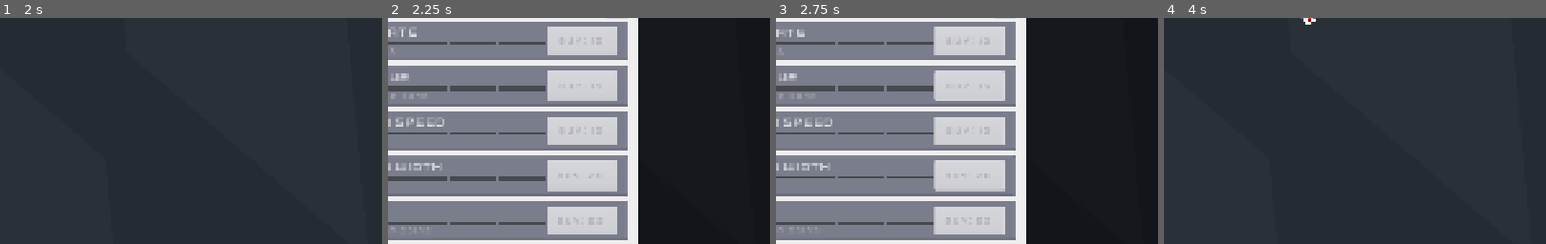
Above: before the commit, frames 1-4 (left to right).
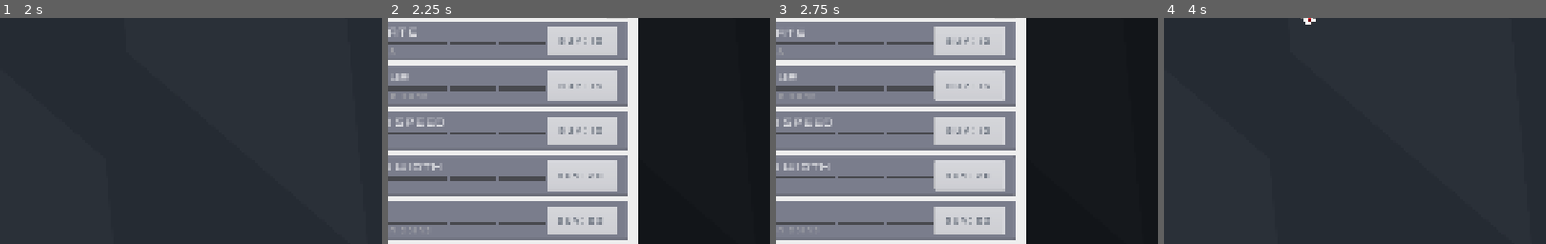
Above: after the commit, the same moments.

Repository: flexion/flexcoins
Game: Godot game, scene res://scenes/start_screen.tscn
Two runs of this game, one before a commit and one after it. Both use one fixed random seed, a clock stepped at 60 frames per second and the inputs below. Sound files missing from this copy of the repository are replaced by a short silence.
Inputs (mouse positions are % of the whole screen's width and height, from its top left):
- Up to frame 1 (2 s): tap Enter at 0.5 s; move the mouse to (72, 45) at 0.52 s; hold Right (move_right) 0.53-1.28 s; click (72, 45) at 0.67 s; move the mouse to (30, 55) at 1.27 s; hold Left (move_left) from 1.28 s (still down)
- Up to frame 2 (2.25 s): release Left (move_left) at 2 s; click "Shop" at 2 s
- Up to frame 3 (2.75 s): no input
- Up to frame 4 (4 s): click "⚙" at 2.75 s; move the mouse to (60, 28) at 3.52 s; hold Right (move_right) from 3.53 s (still down)
The pictures show only the part of the screen within x 40-90%, y 20-70%; the shares and areas given below are measured in that part.

Frame 1 is identical in both runs. In frame 2, 0.7% of the frame differs, in the area x 44-56%, y 8-92%; in frame 3, 0.7%; in frame 4, nothing differs.

Commit message:
Fix awkward button color tinting — use font color instead of self_modulate
Remove self_modulate tinting on buy buttons that was muddying the grey
spritesheet texture. Now affordability is indicated by font color only:
orange text for affordable, charcoal for unaffordable, green flash on purchase.

Co-Authored-By: Claude Opus 4.6 <noreply@anthropic.com>

Diff:
--- a/scripts/upgrade_button.gd
+++ b/scripts/upgrade_button.gd
@@ -179,15 +179,15 @@
 func _update_afford_cue(affordable: bool) -> void:
 	if affordable:
 		modulate.a = 1.0
-		buy_button.add_theme_color_override("font_color", AFFORD_COLOR)
-		buy_button.self_modulate = COLOR_CTA_ORANGE
+		buy_button.add_theme_color_override("font_color", COLOR_CTA_ORANGE)
+		buy_button.self_modulate = Color.WHITE
 		_apply_buy_style(_style_afford)
 		if not _was_affordable:
 			_was_affordable = true
 			_start_pulse()
 	else:
 		modulate.a = 0.7
-		buy_button.add_theme_color_override("font_color", UNAFFORD_COLOR)
+		buy_button.add_theme_color_override("font_color", COLOR_CHARCOAL)
 		buy_button.self_modulate = Color.WHITE
 		_apply_buy_style(_style_unafford)
 		if _was_affordable:
@@ -209,20 +209,17 @@
 
 
 func _animate_purchase() -> void:
-	_apply_buy_style(_style_green)
-	buy_button.self_modulate = COLOR_GREEN
+	_apply_buy_style(_style_afford)
+	buy_button.add_theme_color_override("font_color", COLOR_GREEN)
 	pivot_offset = size / 2.0
 	var tween := create_tween()
 	tween.tween_property(self, "scale", Vector2(1.05, 1.05), 0.08).set_ease(Tween.EASE_OUT)
 	tween.tween_property(self, "scale", Vector2(1.0, 1.0), 0.12).set_ease(Tween.EASE_IN_OUT)
-	var original_color: Color = buy_button.get_theme_color("font_color")
-	buy_button.add_theme_color_override("font_color", Color(1.0, 1.0, 1.0, 1.0))
 	tween.tween_callback(func() -> void:
 		scale = Vector2(1.0, 1.0)
-		buy_button.add_theme_color_override("font_color", original_color)
 		var affordable := GameManager.currency >= GameManager.get_upgrade_cost(upgrade_id)
+		buy_button.add_theme_color_override("font_color", COLOR_CTA_ORANGE if affordable else COLOR_CHARCOAL)
 		_apply_buy_style(_style_afford if affordable else _style_unafford)
-		buy_button.self_modulate = COLOR_CTA_ORANGE if affordable else Color.WHITE
 	)
 	if _purchase_sound:
 		_purchase_sound.play()
@@ -242,7 +239,7 @@
 	_shake_tween.tween_callback(func() -> void:
 		buy_button.get_parent().queue_sort()
 		var affordable := GameManager.currency >= GameManager.get_upgrade_cost(upgrade_id)
-		buy_button.add_theme_color_override("font_color", AFFORD_COLOR if affordable else UNAFFORD_COLOR)
+		buy_button.add_theme_color_override("font_color", COLOR_CTA_ORANGE if affordable else COLOR_CHARCOAL)
 	)
 	if _reject_sound:
 		_reject_sound.play()
